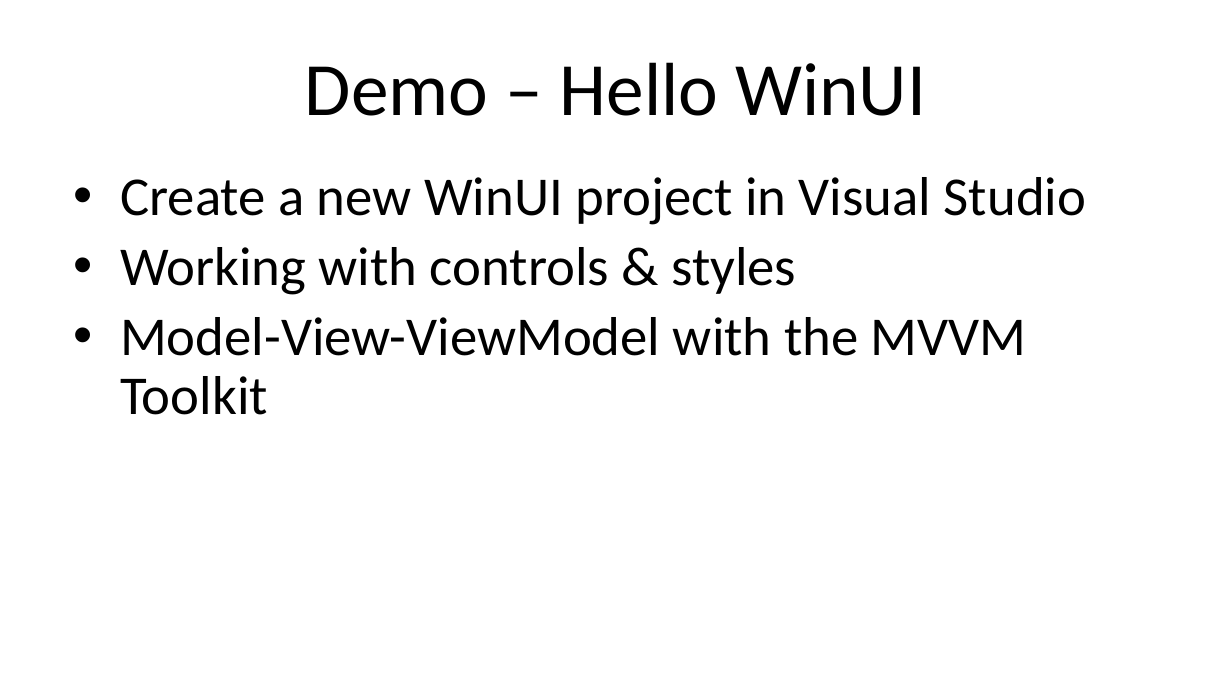
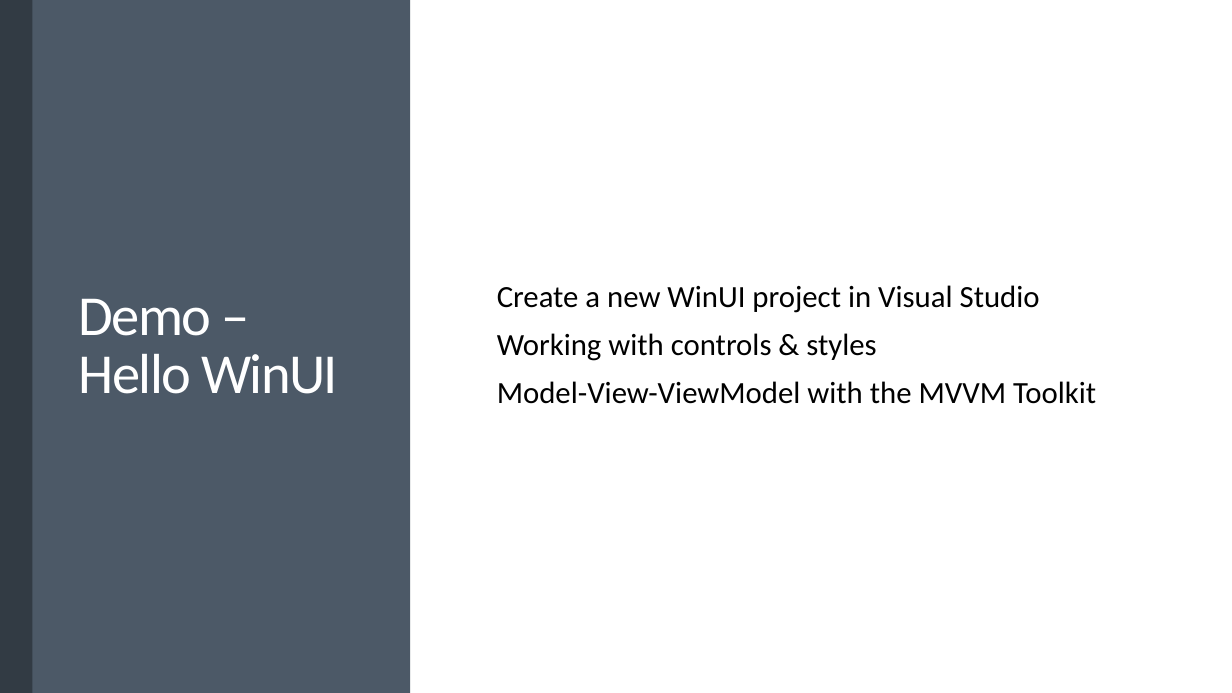
Before and after one commit to alvinashcraft/speaking, a slide deck: slide 5 of 2025/1107_TechBash/StartWithWinUI/TechBash 2025 - Get Started with WinUI.pptx (slide 6 before the commit). Drawn at 1232x693 pixels with LibreOffice and Linux fonts; fonts in the diff are those of the drawing; background and template pictures are left out. Boxes give left, top, right and bottom in pixels: in the first picture for what was removed or moved away, otherwise in the second. Text is boxed around its words. In the diff, an @@ line names an element or a change of style, - is before the commit and + after.

```diff
--- a/2025/1107_TechBash/StartWithWinUI/TechBash 2025 - Get Started with WinUI.pptx
+++ b/2025/1107_TechBash/StartWithWinUI/TechBash 2025 - Get Started with WinUI.pptx
@@ rectangle added at [0, 0, 410, 692], fill #4C5867 @@
@@ rectangle added at [0, 0, 32, 692], fill #333B44 @@
@@ title "Demo – Hello WinUI": place and size @@
-title "Demo – Hello WinUI" at [305, 62, 926, 116]
+title "Demo – Hello WinUI" at [79, 298, 338, 394]
@@ title "Demo – Hello WinUI" at [79, 298, 338, 394]: size 44 to 33 pt, text colour #000000 to #FFFFFF, letter spacing 0 to -0.9 pt; alignment centre to left; line spacing 1 to 0.85 @@
@@ text "Create a new WinUI project ...": place and size @@
-text "Create a new WinUI project ..." at [120, 177, 1086, 415]
+text "Create a new WinUI project ..." at [497, 285, 1096, 404]
@@ text "Create a new WinUI project ..." at [497, 285, 1096, 404]: size 32 to 18 pt; bullet • to  ; line spacing 0.9 to 0.85; more space between paragraphs; vertical alignment top to middle @@
```
Also in this commit, not shown: 13 other slides changed, 3 slides removed.
